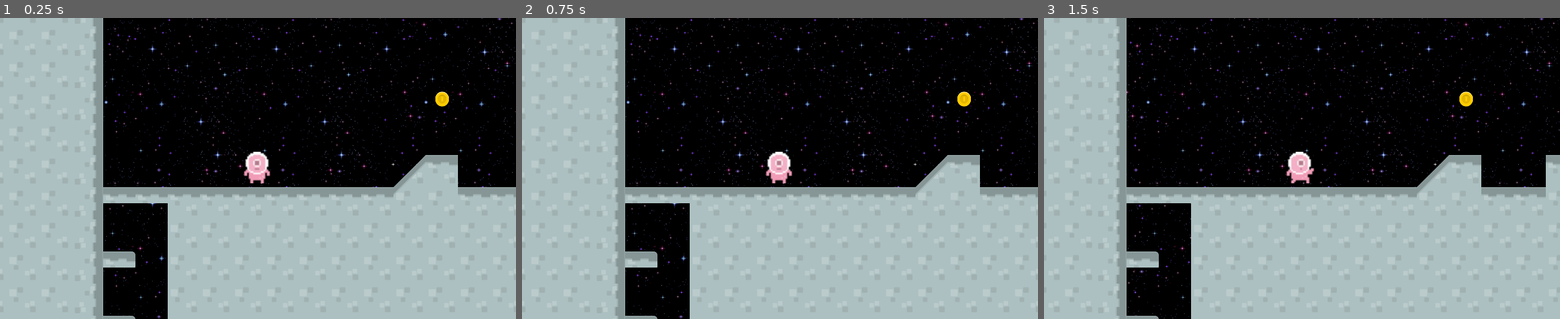
Above: before the commit, frames 1-3 (left to right).
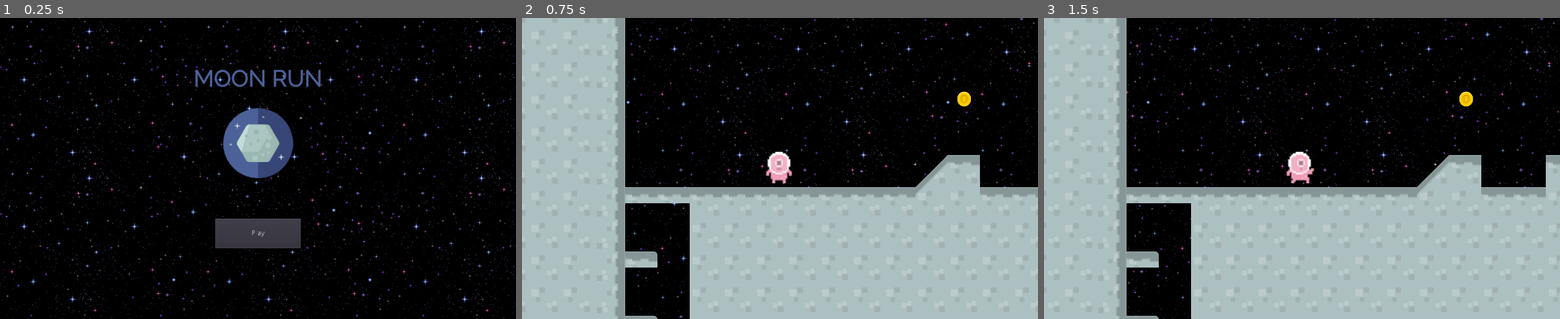
Above: after the commit, the same moments.

Repository: bsu-cs315/P2-MoonRun
Game: Godot game, scene res://src/MainMenu.tscn
Same seed, same stepped clock (60 frames per second), same inputs: the game is played once before the commit and once after it. Before the commit the project starts from res://src/game.tscn.
Inputs (mouse positions are in pixels of both pictures, inside the frame that each line leads up to):
- Up to frame 1 (0.25 s): no input
- Up to frame 2 (0.75 s): click (780, 234) at 0.5 s, where only the run after the commit has a clickable "Play"
- Up to frame 3 (1.5 s): tap Enter at 1.25 s; hold Right (ui_right) from 1.28 s (still down)

The runs differ from the first frame. In frame 1, 58% of the frame differs, in the area x 0-100%, y 0-100%; in frame 2, nothing differs; in frame 3, nothing differs.

Commit message:
Added MainMenu

Diff:
--- a/project/project.godot
+++ b/project/project.godot
@@ -16,7 +16,7 @@
 [application]
 
 config/name="MoonRun"
-run/main_scene="res://src/Game.tscn"
+run/main_scene="res://src/MainMenu.tscn"
 config/icon="res://assets/playerAnimations/tile_0081.png"
 
 [display]
--- /dev/null
+++ b/project/src/MainMenu.gd
@@ -0,0 +1,7 @@
+extends Node2D
+
+
+
+
+func _on_Play_button_down():
+	get_tree().change_scene("res://src/Game.tscn")
--- /dev/null
+++ b/project/src/MainMenu.tscn
@@ -0,0 +1,31 @@
+[gd_scene load_steps=4 format=2]
+
+[ext_resource path="res://assets/MoonRunLogo.png" type="Texture" id=1]
+[ext_resource path="res://assets/levelPieces/SpaceBackground.png" type="Texture" id=2]
+[ext_resource path="res://src/MainMenu.gd" type="Script" id=3]
+
+[node name="MainMenu" type="Node2D"]
+script = ExtResource( 3 )
+
+[node name="TextureRect" type="TextureRect" parent="."]
+margin_right = 1024.0
+margin_bottom = 600.0
+texture = ExtResource( 2 )
+__meta__ = {
+"_edit_use_anchors_": false
+}
+
+[node name="Logo" type="Sprite" parent="."]
+position = Vector2( 512, 195 )
+texture = ExtResource( 1 )
+
+[node name="Play" type="Button" parent="."]
+margin_left = 427.0
+margin_top = 400.0
+margin_right = 597.0
+margin_bottom = 459.0
+text = "Play"
+__meta__ = {
+"_edit_use_anchors_": false
+}
+[connection signal="button_down" from="Play" to="." method="_on_Play_button_down"]
--- a/project/src/win_screen.gd
+++ b/project/src/win_screen.gd
@@ -2,4 +2,4 @@
 
 
 func _on_PlayAgain_button_down():
-	get_tree().change_scene("res://src/Game.tscn")
+	get_tree().change_scene("res://src/MainMenu.tscn")
Binary file added: project/assets/MoonRunLogo.png
Not shown, added: project/assets/MoonRunLogo.png.import
